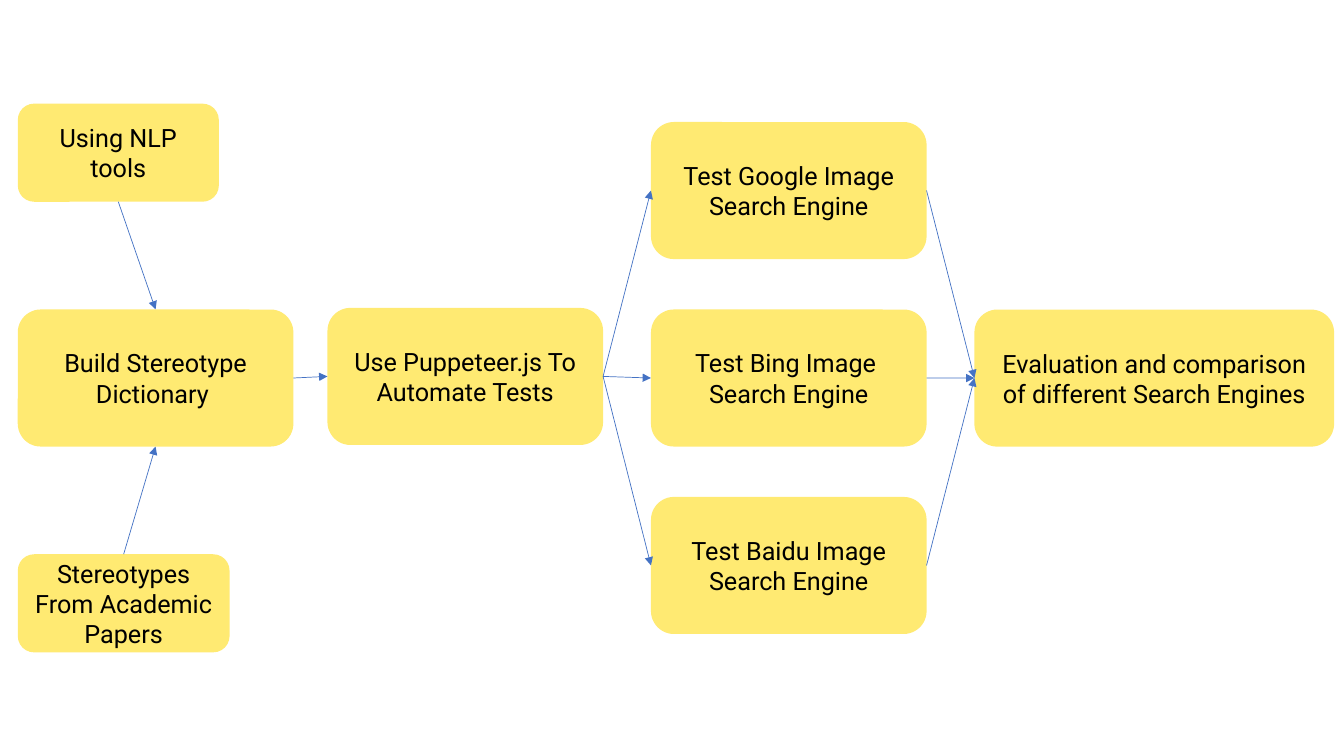
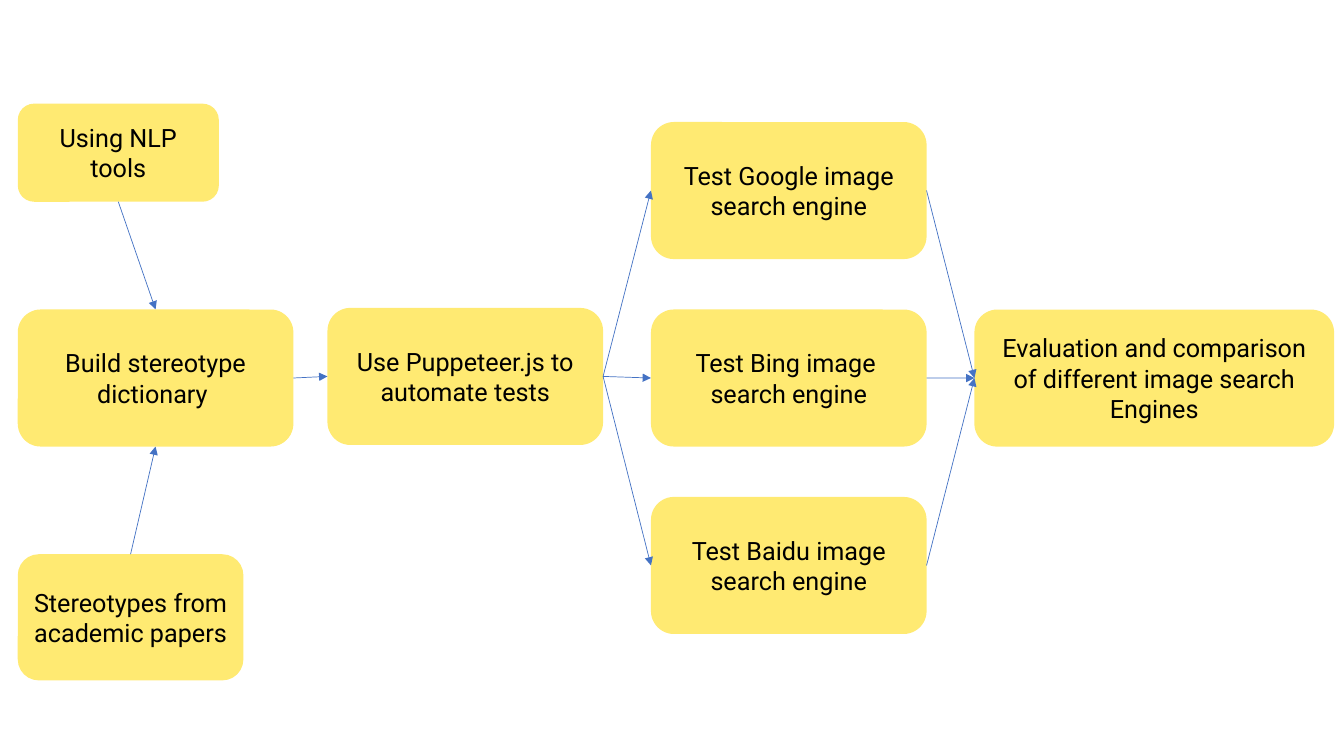
Before and after one commit to lanasta/StereotypicalSuggestions, a slide deck: slide 2 of Prototype graph.pptx. Drawn at 1344x756 pixels with LibreOffice and Linux fonts; fonts in the diff are those of the drawing. Boxes give left, top, right and bottom in pixels: in the first picture for what was removed or moved away, otherwise in the second. Text is boxed around its words. In the diff, an @@ line names an element or a change of style, - is before the commit and + after.

```diff
--- a/Prototype graph.pptx
+++ b/Prototype graph.pptx
@@ text in rounded rectangle at (684,166,893,221): text changed @@
-Test Google Image Search Engine
+Test Google image search engine
@@ text in rounded rectangle at (65,353,246,409): text changed @@
-Build Stereotype Dictionary
+Build stereotype dictionary
@@ text in rounded rectangle at (357,353,573,402): text changed @@
-Use Puppeteer.js To Automate Tests
+Use Puppeteer.js to automate tests
@@ text in rounded rectangle at (696,354,875,409): text changed @@
-Test Bing Image
-Search Engine
+Test Bing image
+search engine
@@ text in rounded rectangle at (1002,338,1306,424): text changed @@
-Evaluation and comparison of different Search Engines
+Evaluation and comparison of different image search Engines
@@ arrow moved from (124, 555) - (155, 447) to (131, 555) - (155, 447) @@
@@ rounded rectangle "Stereotypes from academic papers": place and size @@
-rounded rectangle "Stereotypes from academic papers" at (18,555,230,652)
+rounded rectangle "Stereotypes from academic papers" at (18,555,244,681)
@@ text in rounded rectangle at (692,541,885,596): text changed @@
-Test Baidu Image Search Engine
+Test Baidu image search engine
@@ text in rounded rectangle at (34,593,227,647): text changed @@
-Stereotypes From Academic Papers
+Stereotypes from academic papers
```
Also in this commit, not shown: 1 other slide changed, 2 other files.
